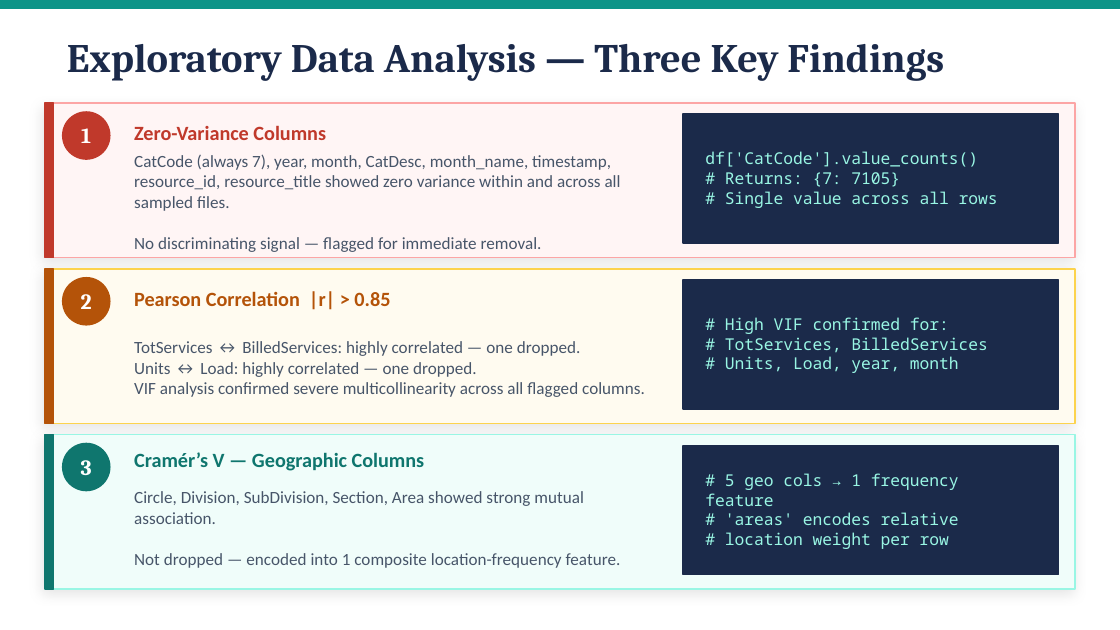
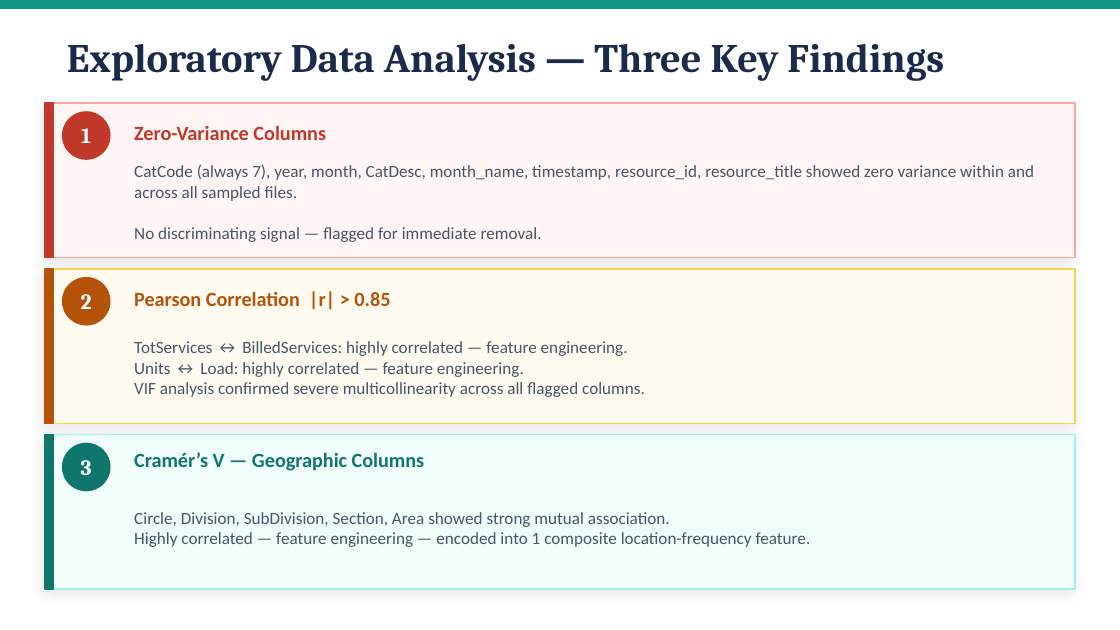
Before and after one commit to amanj4/aman-training-modules, a slide deck: slide 16 of Summary/training_review.pptx (slide 17 before the commit). Drawn at 1120x630 pixels with LibreOffice and Linux fonts; fonts in the diff are those of the drawing. Boxes give left, top, right and bottom in pixels: in the first picture for what was removed or moved away, otherwise in the second. Text is boxed around its words. In the diff, an @@ line names an element or a change of style, - is before the commit and + after.

```diff
--- a/Summary/training_review.pptx
+++ b/Summary/training_review.pptx
@@ rectangle removed at <box>683,114,1058,243</box> @@
@@ text "CatCode (always 7), year, month, ..." rewrapped from <box>134,154,621,252</box> to <box>134,164,1034,242</box> @@
@@ text removed at <box>705,151,998,208</box> @@
-df['CatCode'].value_counts()
-# Returns: {7: 7105}
-# Single value across all rows
@@ rectangle removed at <box>683,280,1058,409</box> @@
@@ text removed at <box>725,317,987,373</box> @@
-# High VIF confirmed for:
-# TotServices, BilledServices
-# Units, Load, year, month
@@ text at <box>134,341,628,377</box>: text changed @@
-TotServices ↔ BilledServices: highly correlated — one dropped.
-Units ↔ Load: highly correlated — one dropped.
+TotServices ↔ BilledServices: highly correlated — feature engineering.
+Units ↔ Load: highly correlated — feature engineering.
@@ rectangle removed at <box>683,446,1058,575</box> @@
@@ text removed at <box>705,473,959,549</box> @@
-# 5 geo cols → 1 frequency feature
-# 'areas' encodes relative
-# location weight per row
@@ text at <box>134,532,811,547</box>: text changed @@
-Not dropped — encoded into 1 composite location-frequency feature.
+Highly correlated — feature engineering — encoded into 1 composite location-frequency feature.
```
Also in this commit, not shown: 15 other slides changed, 6 slides added, 3 slides removed, 1 other file.
